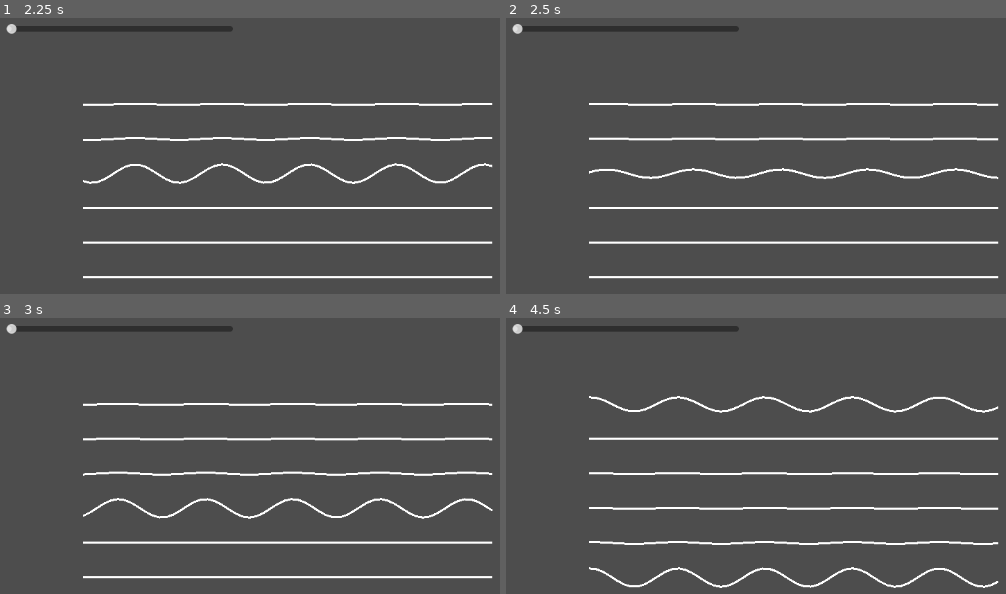
Above: before the commit, frames 1-4 (two rows, left to right).
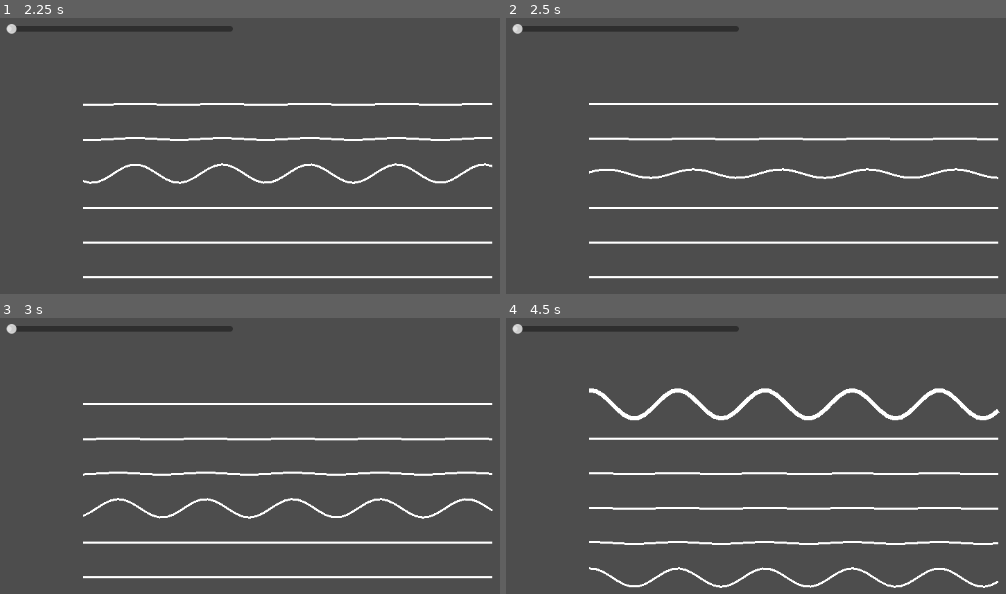
Above: after the commit, the same moments.

Repository: yeezhe06/godot-virtual-guitar
Game: Godot game, scene res://main.tscn
The game is run twice, just before and just after one commit, with the same random seed, the same clock (stepped at 60 frames per second) and the same inputs.
Inputs (mouse positions are in pixels of both pictures, inside the frame that each line leads up to):
- Up to frame 1 (2.25 s): tap Enter at 0.5 s; move the mouse to (outside the picture) at 0.52 s; tap 1 at 0.6 s; move the mouse to (190, 191) at 1.27 s; hold A 1.28-2.03 s; tap 2 at 1.35 s; move the mouse to (430, 70) at 2.02 s; tap 3 at 2.1 s
- Up to frame 2 (2.5 s): no input
- Up to frame 3 (3 s): move the mouse to (310, 558) at 2.77 s; tap 4 at 2.85 s
- Up to frame 4 (4.5 s): move the mouse to (outside the picture) at 3.52 s; hold A from 3.53 s (still down); tap 5 at 3.6 s; tap Space at 4.25 s; move the mouse to (616, 400) at 4.27 s; tap 6 at 4.35 s

Frame 1 is identical in both runs. In frame 2, 0.3% of the frame differs, in the area x 24-99%, y 30-32%; in frame 3, 0.3%; in frame 4, 2.2%, in the area x 16-99%, y 25-38%.

Commit message:
Add dynamic strum strength based on mouse speed

Diff:
--- a/project/string_1.gd
+++ b/project/string_1.gd
@@ -11,10 +11,11 @@
 func _input(event):
 	if event is InputEventMouseMotion:
 		var current_y = event.position.y
+		var speed = abs(current_y - last_mouse_y)
 
 		if abs(current_y - global_position.y) < 10:
-			if abs(current_y - last_mouse_y) > 5:
-				pluck()
+			if speed > 5:
+				pluck_with_strength(speed)
 
 		last_mouse_y = current_y
 
@@ -28,6 +29,10 @@
 
 func _process(delta):
 	amplitude *= decay
+
+	if amplitude < 0.1:
+		amplitude = 0
+
 	update_string()
 
 func update_pitch():
@@ -44,6 +49,17 @@
 	audio.play()
 	amplitude = 20
 
+func pluck_with_strength(speed):
+	update_pitch()
+	audio.stop()
+	audio.play()
+
+	amplitude = clamp(speed * 0.5, 10, 40)
+
+	audio.volume_db = linear_to_db(clamp(speed / 50.0, 0.1, 1.0))
+
+	line.width = clamp(speed / 5, 2, 6)
+
 func update_string():
 	var points = []
 
